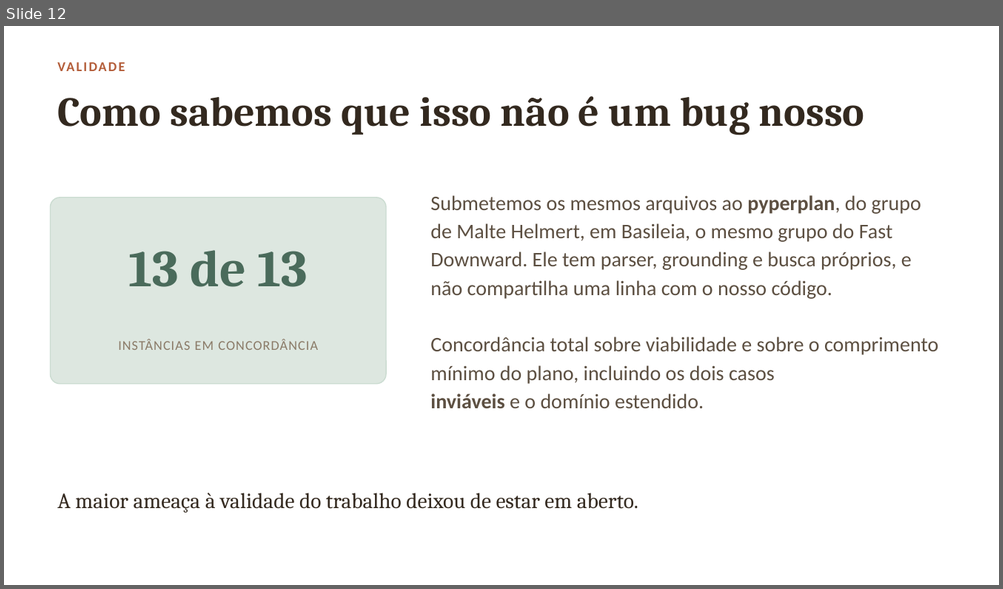
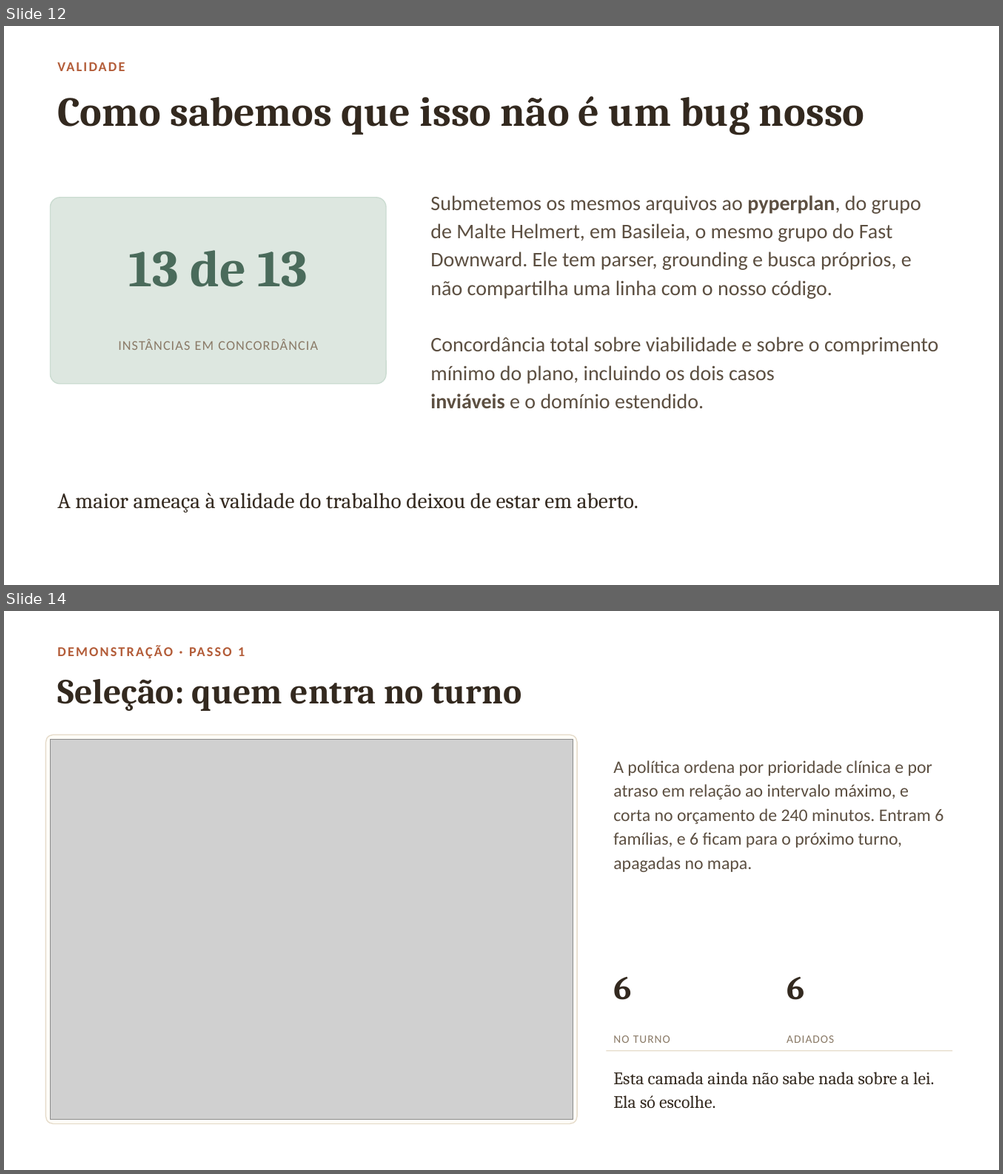
Before and after one commit to extreme500/PCI-Saude-GrupoB, a slide deck: apresentacao/3/apresentacao-final.pptx. Shown one above the other, each under a label of ours: slide 12 before the commit, slides 12 and 14 after it; the slides between them are not shown. The pictures are 1003x589 and 1003x1174 pixels, drawn with LibreOffice and Linux fonts; fonts in the diff are those of the drawing; grey boxes stand for pictures; background and template pictures are left out. Boxes give left, top, right and bottom in pixels: in the first picture for what was removed or moved away, otherwise in the second. Text is boxed around its words. In the diff, an @@ line names an element or a change of style, - is before the commit and + after.

```diff
--- a/apresentacao/3/apresentacao-final.pptx
+++ b/apresentacao/3/apresentacao-final.pptx
@@ slide 14 added at <box>4,611,999,1170</box>, background picture (left out) @@
@@ text added at <box>238,647,244,656</box>, 13 pt, text #B35C38, bold @@
+DEMONSTRAÇÃO · PASSO 1
@@ text added at <box>57,679,522,711</box>, 34 pt, text #33291F, bold @@
+Seleção: quem entra no turno
@@ rounded rectangle added at <box>45,735,577,1125</box>, fill #FFFDF8, outline #E6DCCB 1 pt @@
@@ picture added at <box>51,739,572,1120</box> @@
@@ text added at <box>613,760,943,872</box>, 17 pt, text #5C4F41 @@
+A política ordena por prioridade clínica e por atraso em relação ao intervalo máximo, e corta no orçamento de 240 minutos. Entram 6 famílias, e 6 ficam para o próximo turno, apagadas no mapa.
@@ text added at <box>613,977,631,1000</box>, 32 pt, text #33291F, bold @@
+6
@@ text added at <box>786,977,804,1000</box>, 32 pt, text #33291F, bold @@
+6
@@ line added from (606, 1051) to (952, 1051), #E6DCCB 1 pt @@
@@ text added at <box>613,1036,670,1043</box>, 11 pt, text #8A7A67 @@
+NO TURNO
@@ text added at <box>786,1036,834,1043</box>, 11 pt, text #8A7A67 @@
+ADIADOS
@@ text added at <box>613,1072,933,1108</box>, 17 pt, text #33291F @@
+Esta camada ainda não sabe nada sobre a lei. Ela só escolhe.
```
Also in this commit, not shown: 6 other slides added, 1 slide removed, 9 other files.
